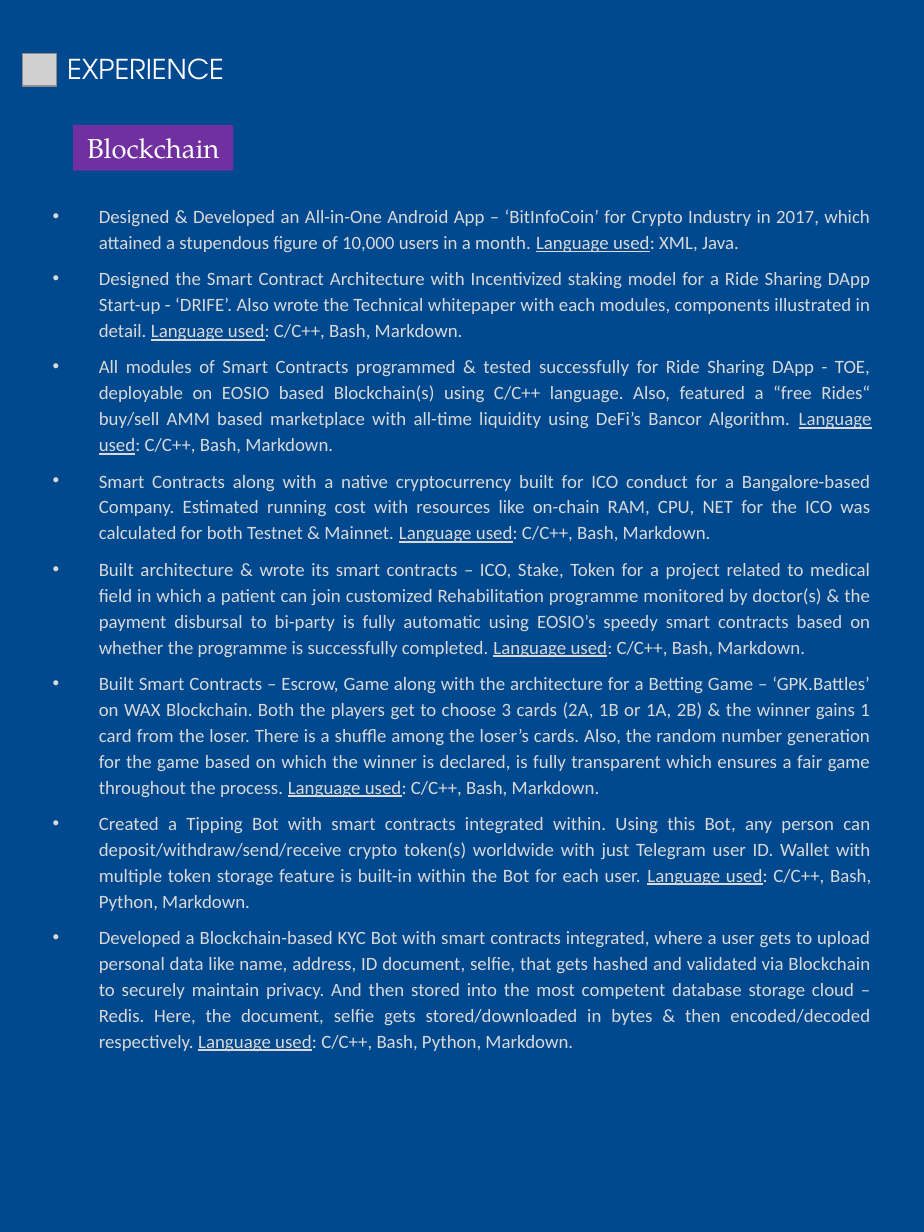
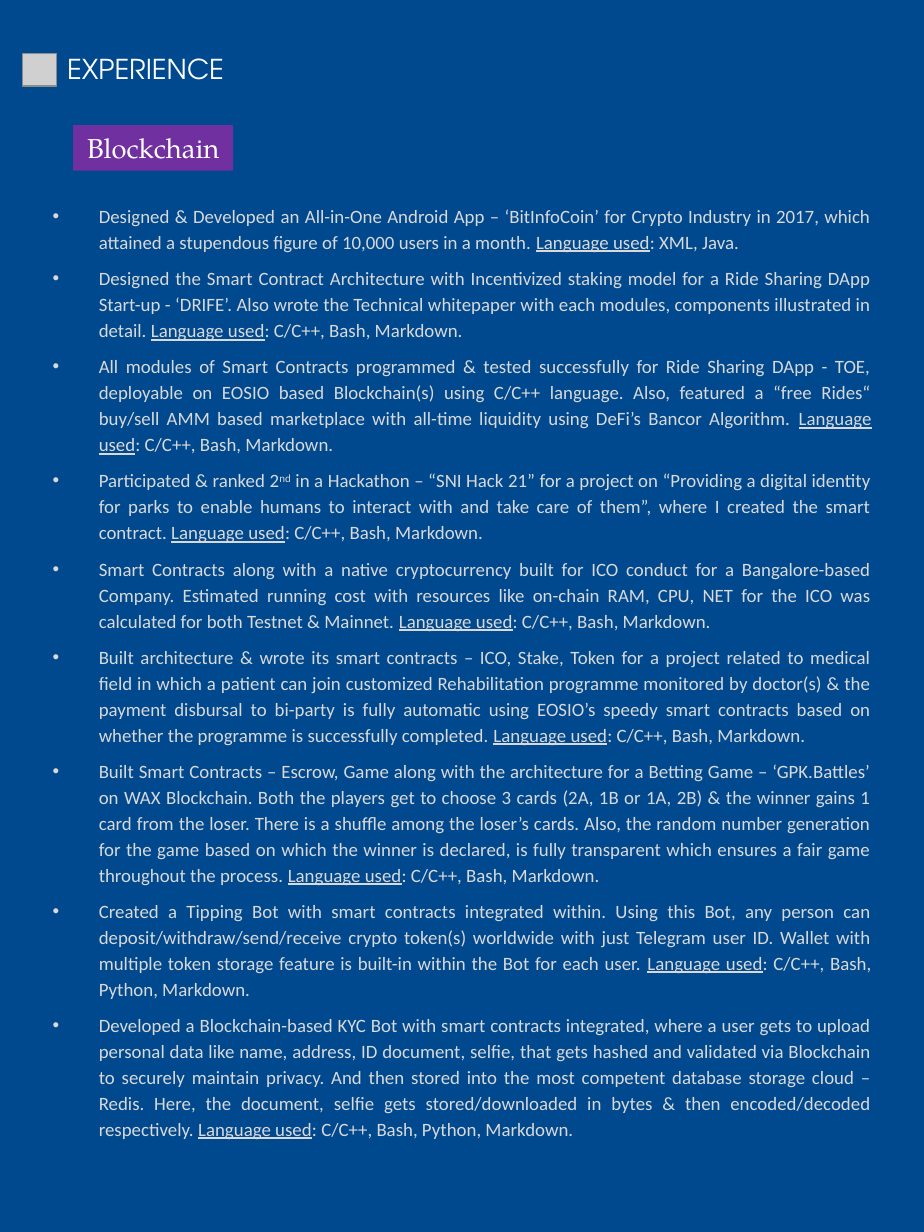
Before and after one commit to abhi3700/my_resume, a slide deck: slide 2 of my_resume.pptx. Drawn at 924x1232 pixels with LibreOffice and Linux fonts; fonts in the diff are those of the drawing; grey boxes stand for pictures. Boxes give left, top, right and bottom in pixels: in the first picture for what was removed or moved away, otherwise in the second. Text is boxed around its words. In the diff, an @@ line names an element or a change of style, - is before the commit and + after.

Commit message:
resume updated
- SNI Hack 21 added
- Solidity lang added

```diff
--- a/my_resume.pptx
+++ b/my_resume.pptx
@@ text at [99, 473, 871, 543]: paragraph added @@
+• Participated & ranked 2nd in a Hackathon – “SNI Hack 21” for a project on “Providing a digital identity for parks to enable humans to interact with and take care of them”, where I created the smart contract. Language used: C/C++, Bash, Markdown.
```
Also in this commit, not shown: 1 other slide changed, 1 other file.
